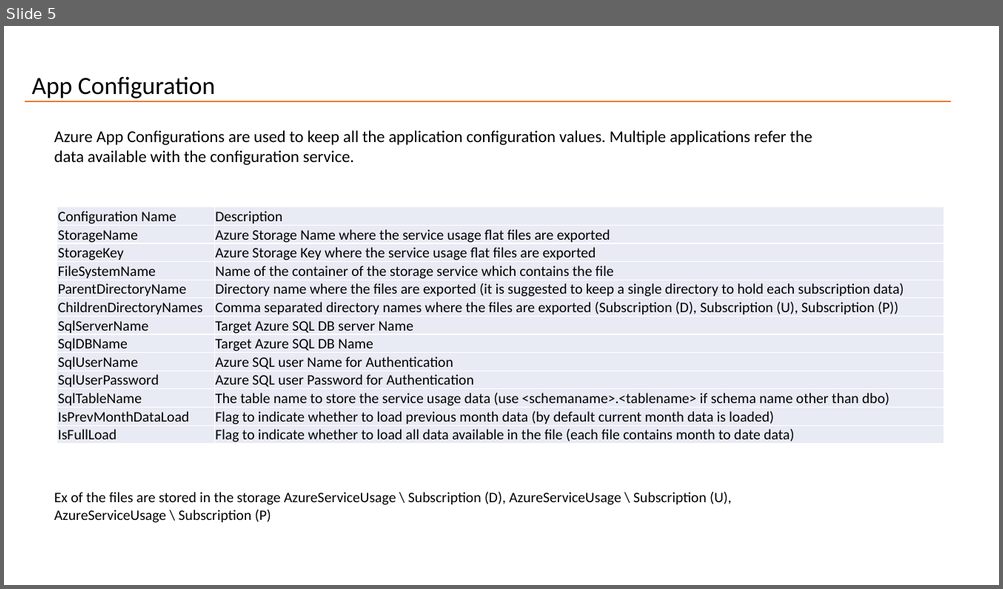
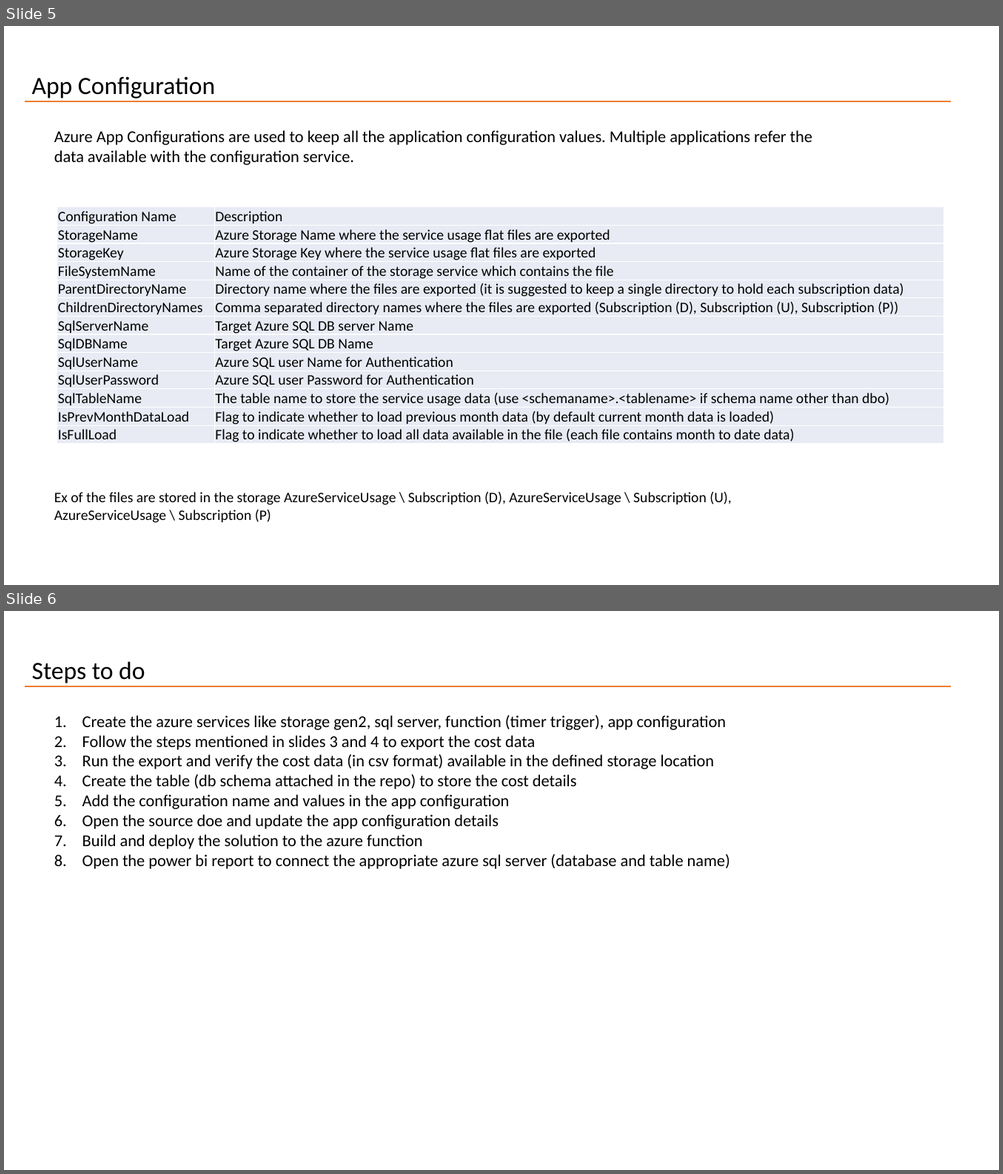
Before and after one commit to PrasantHub/AzureCostAnalysis, a slide deck: Document/AzureUsageCost.pptx. Shown one above the other, each under a label of ours: slide 5 before the commit, slides 5 and 6 after it. The pictures are 1003x589 and 1003x1174 pixels, drawn with LibreOffice and Linux fonts; fonts in the diff are those of the drawing. Boxes give left, top, right and bottom in pixels: in the first picture for what was removed or moved away, otherwise in the second. Text is boxed around its words. In the diff, an @@ line names an element or a change of style, - is before the commit and + after.

```diff
--- a/Document/AzureUsageCost.pptx
+++ b/Document/AzureUsageCost.pptx
@@ slide 6 added at box(4, 611, 999, 1170), background #FFFFFF @@
@@ text added at box(32, 661, 145, 684), 24 pt, text #000000 @@
+Steps to do
@@ line added from (25, 686) to (950, 686), #ED7D31 1.5 pt @@
@@ text added at box(82, 715, 730, 869), 16 pt, text #000000 @@
+1. Create the azure services like storage gen2, sql server, function (timer trigger), app configuration
+2. Follow the steps mentioned in slides 3 and 4 to export the cost data
+3. Run the export and verify the cost data (in csv format) available in the defined storage location
+4. Create the table (db schema attached in the repo) to store the cost details
+5. Add the configuration name and values in the app configuration
+6. Open the source doe and update the app configuration details
+7. Build and deploy the solution to the azure function
+8. Open the power bi report to connect the appropriate azure sql server (database and table name)
```
